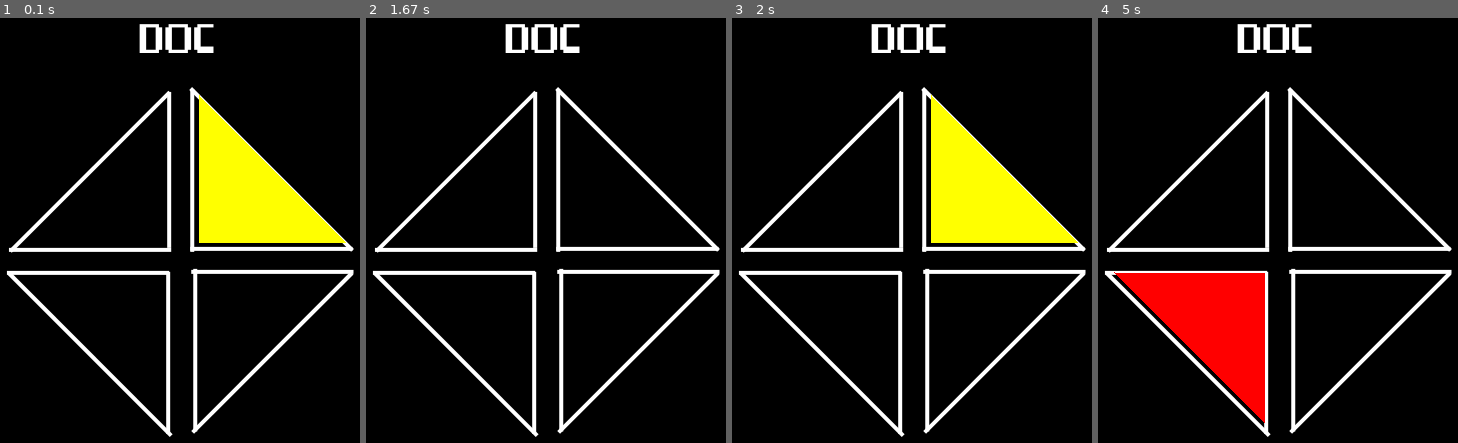
Above: before the commit, frames 1-4 (left to right).
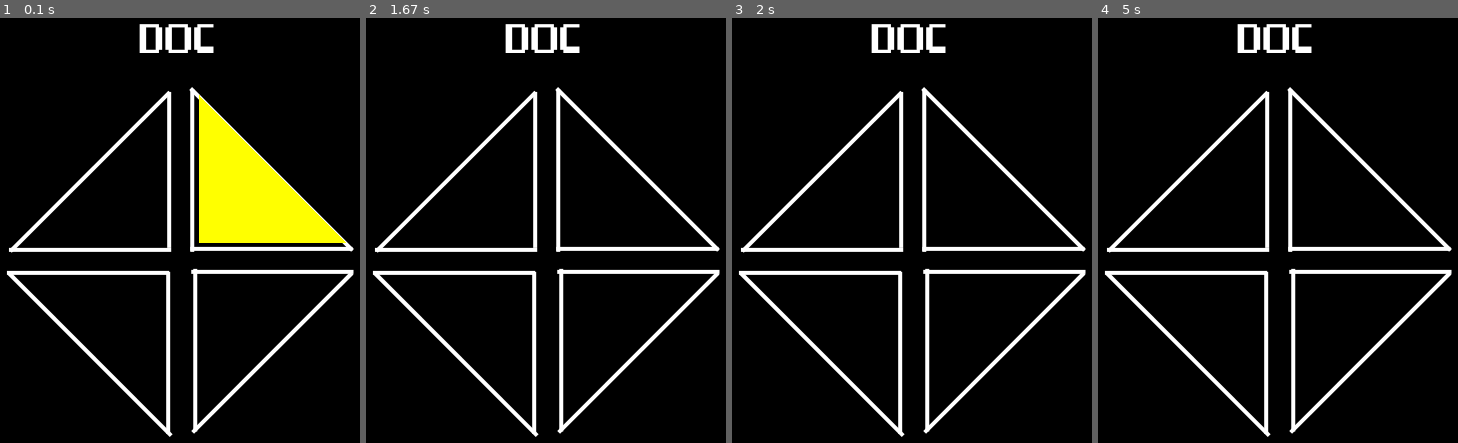
Above: after the commit, the same moments.

Repository: DanielMarcoD/DOC_PYGAME
Game: pygame game, started from DOC.py
Same seed, same stepped clock (60 frames per second), same inputs: the game is played once before the commit and once after it.
Inputs (mouse positions are in pixels of both pictures, inside the frame that each line leads up to):
- Up to frame 1 (0.1 s): no input
- Up to frame 2 (1.67 s): click (639, 171) at 0.47 s; move the mouse to (394, 315) at 1.23 s; click (394, 315) at 1.55 s
- Up to frame 3 (2 s): no input
- Up to frame 4 (5 s): move the mouse to (outside the picture) at 2 s; click (outside the picture) at 2.33 s

Frames 1-2 are identical in both runs. In frame 3, 7.1% of the frame differs, in the area x 55-97%, y 18-53%; in frame 4, 7.4%, in the area x 4-47%, y 59-96%.

Commit message:
sorteio, acertos e erros

Diff:
--- a/DOC.py
+++ b/DOC.py
@@ -1,4 +1,5 @@
 import pygame,random,time
+from pygame.locals import *
 
 pygame.init()
 tempo = pygame.time.Clock()
@@ -45,8 +46,50 @@
         pygame.display.update()
         time.sleep(0.3)
 
+
 game = False
 seq_colors = []
+
+# Aguarda a resposta do jogador e retorna a resposta
+def Resposta(qnt_color):
+    user_guess = []
+
+    while 1 <= qnt_color:
+        for ocorrencia in pygame.event.get():
+            if ocorrencia.type == pygame.QUIT:
+                quit()
+            if ocorrencia.type == MOUSEBUTTONDOWN:
+                mouse = pygame.mouse.get_pos()
+                if verde.collidepoint(mouse):
+
+                    user_guess.append(VERDE)
+                    qnt_color -= 1
+                elif amarelo.collidepoint(mouse):
+
+                    user_guess.append(AMARELO)
+                    qnt_color -= 1
+                elif vermelha.collidepoint(mouse):
+
+                    user_guess.append(VERMELHO)
+                    qnt_color -= 1
+                elif azul.collidepoint(mouse):
+
+                    user_guess.append(AZUL)
+                    qnt_color -= 1
+
+    return user_guess
+
+
+def check_Resposta(resp_player, lista_seq):
+    seq_colors = []
+    for cor in lista_seq:
+        seq_colors.append(cor['cor'])
+
+    if resp_player == seq_colors:
+        return True
+    else:
+        return False
+
 
 tela_inicial.blit(tela_jogo, (0, 30))
 pygame.display.update()
@@ -61,6 +104,13 @@
     seq_colors.append(choose_color())              # Escolhe uma cor e adiciona a lista de sequencia
     blinkColors(seq_colors)
 
+    resposta_jogador = Resposta(len(seq_colors))    # Aguarda a resposta do jogador
+
+    if check_Resposta(resposta_jogador, seq_colors):
+        continue
+    else:
+        game=False
+
 
 
     pygame.display.update()
